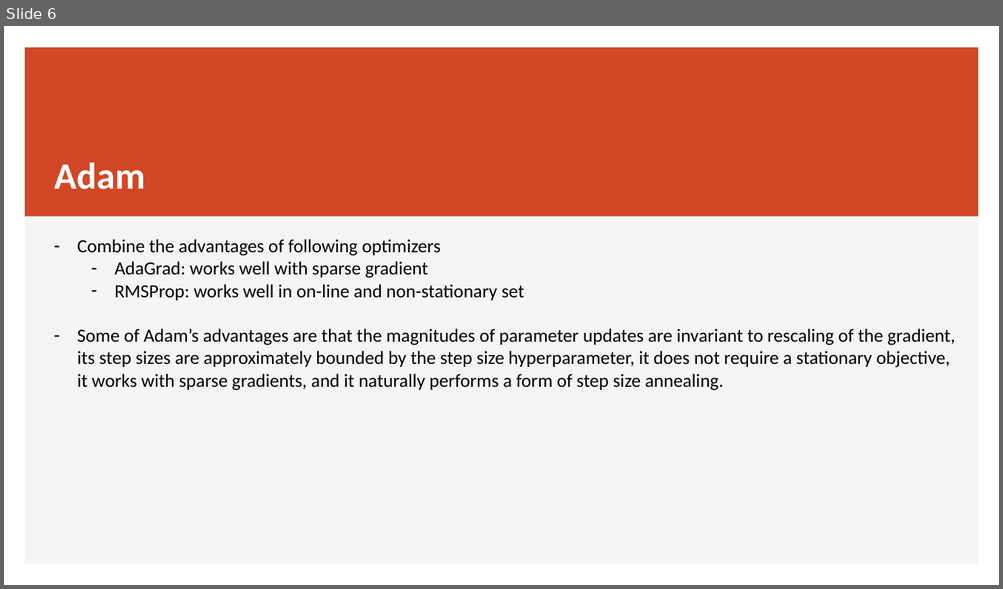
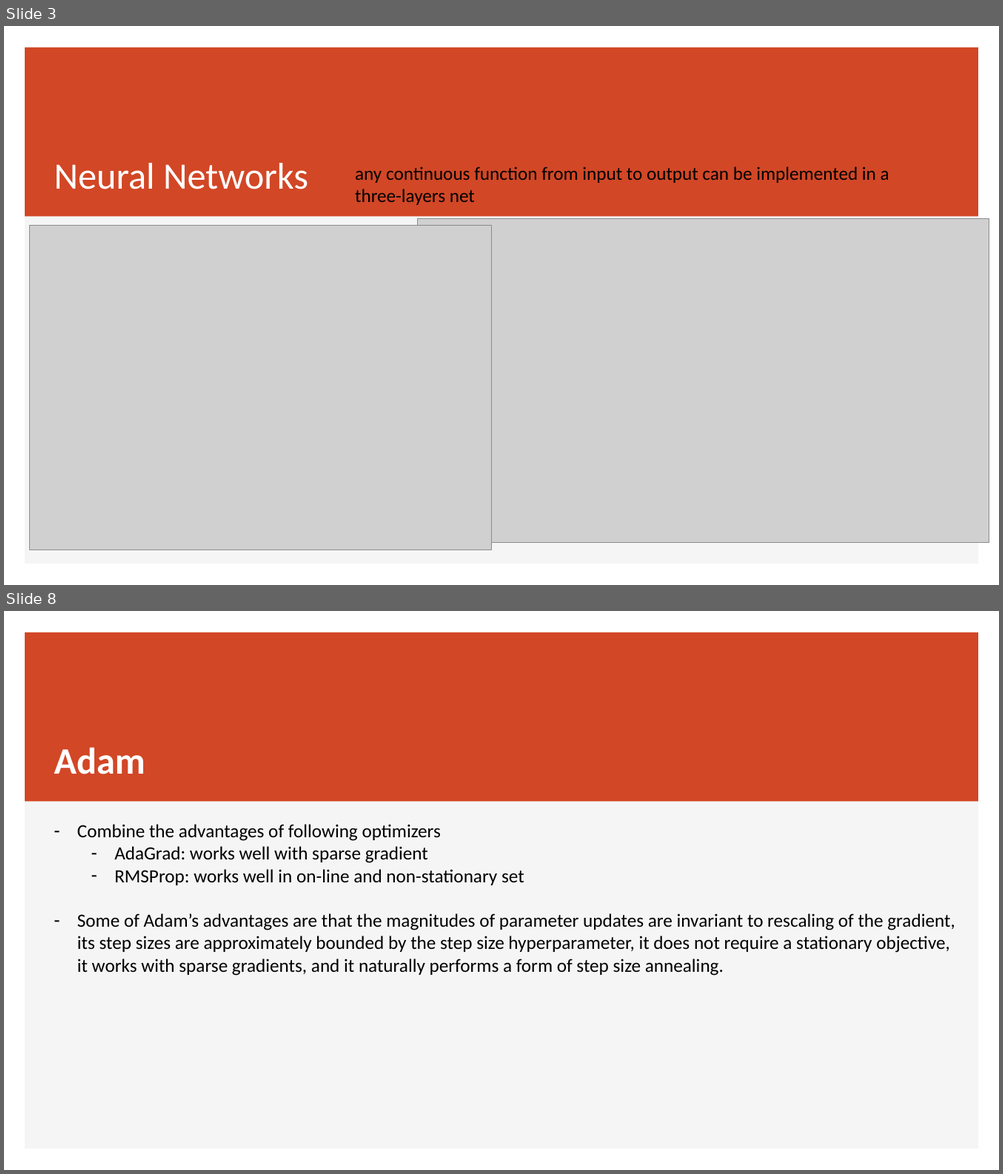
Before and after one commit to JiadaoZ22/ECE662, a slide deck: presentation/submission2_optimization.pptx. Shown one above the other, each under a label of ours: slide 6 before the commit, slides 3 and 8 after it; the slides between them are not shown. The pictures are 1003x589 and 1003x1174 pixels, drawn with LibreOffice and Linux fonts; fonts in the diff are those of the drawing; grey boxes stand for pictures. Boxes give left, top, right and bottom in pixels: in the first picture for what was removed or moved away, otherwise in the second. Text is boxed around its words. In the diff, an @@ line names an element or a change of style, - is before the commit and + after.

```diff
--- a/presentation/submission2_optimization.pptx
+++ b/presentation/submission2_optimization.pptx
@@ slide 3 added at (4,26,999,585), background #FFFFFF; not listed: 2 template elements that a slide beside it also shows @@
@@ title added at (54,163,308,190), 36 pt, text #FFFFFF @@
+Neural Networks
@@ text added at (355,167,889,205), 18 pt, text #000000 @@
+any continuous function from input to output can be implemented in a three-layers net
@@ picture added at (418,218,989,543) @@
@@ picture added at (30,226,491,551) @@
@@ what was slide 6 is now slide 8 @@
```
Also in this commit, not shown: 5 slides changed, 1 other slide added.
